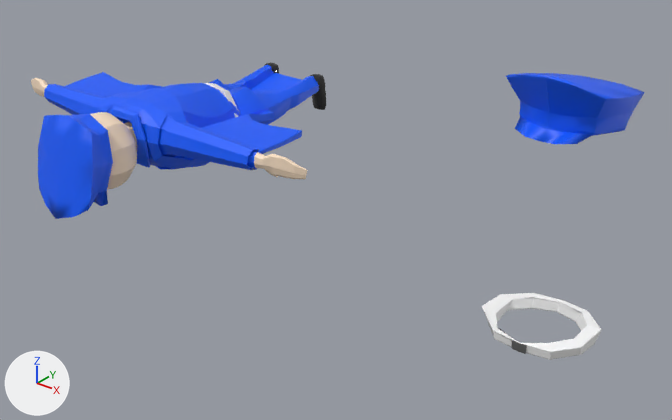
Before and after pictures for a commit that changed the FBX model Over_weight/Assets/00_OverWeight/Models/Police wings.fbx.
One viewpoint serves both versions: a 50 mm camera at (0.1653, -0.1429, 0.1263) aimed at (0.048, 0.0036, 0.0355). Every picture has the same lights, and +X, +Y and +Z are marked at lower left. Where no turn or scale is listed for an object, it has been applied to the vertices.

The first picture shows 'Police:polySurface15', 'Police:polySurface28', 'Police:polySurface6', 'polySurface6', 'polySurface7'.
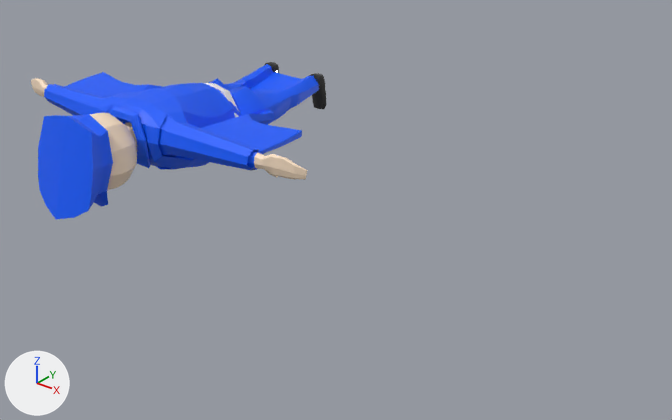
The newer file is also turned or shifted as a whole; pictures and numbers use the older file's frame.

Pixel boxes (x1, y1, x2, y2) of what changed, in the pictures (672 x 420 px):
```json
{"object": "polySurface6", "change": "deleted", "before": [506, 73, 645, 144], "on screen": "blue"}
{"object": "polySurface7", "change": "deleted", "before": [482, 293, 602, 360], "faces in mat_police_police_material_004_police_jpg1 (its picture is missing)": [482, 293, 602, 360], "faces in mat_police_lambert2 (dark grey #656565)": [512, 340, 527, 354]}
```

Edits to the scene script, one JSON object a line:
```json
{"op": "remove", "block": "ob_polysurface7", "code": ["ob_polysurface7 = bpy.data.objects.new('polySurface7', me_mesh_005)", "ob_polysurface7.location = (0.1036, -0.005, 0.0324)"]}
{"op": "remove", "block": "ob_polysurface6", "code": ["ob_polysurface6 = bpy.data.objects.new('polySurface6', me_mesh_004)", "ob_polysurface6.location = (0.1038, -0.0039, 0.0762)"]}
```
